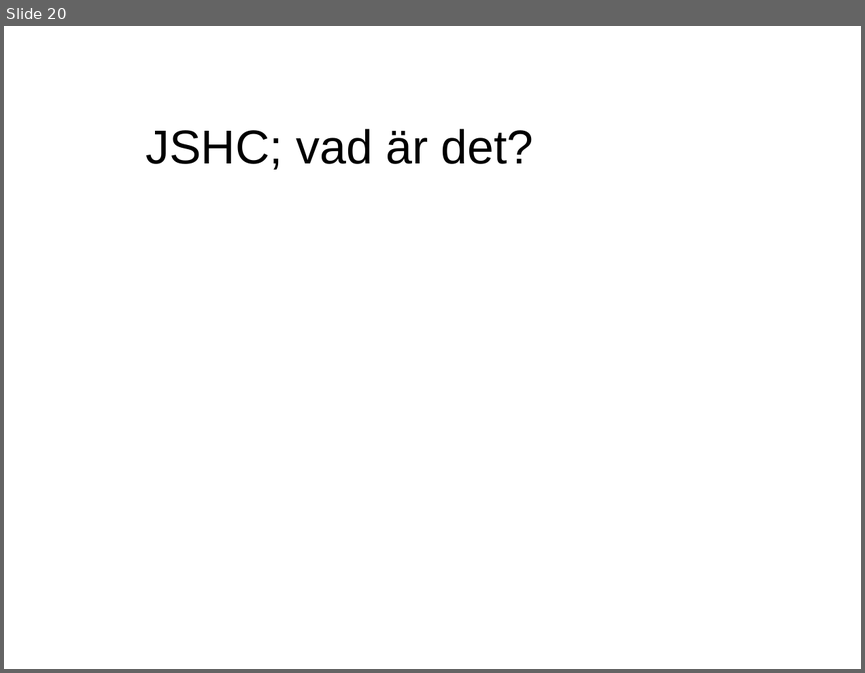
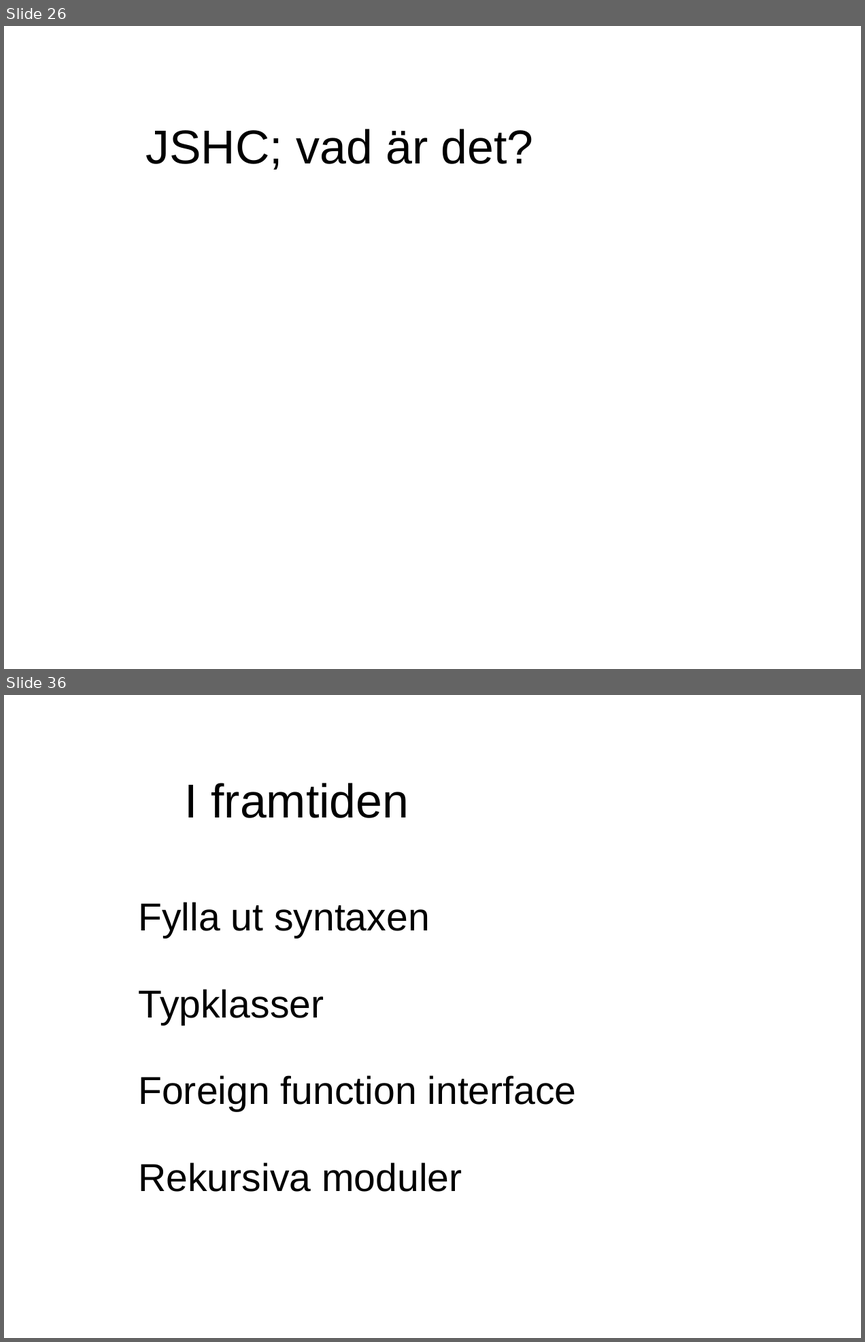
Before and after one commit to evilcandybag/JSHC, a slide deck: report/presentation.ppt. Shown one above the other, each under a label of ours: slide 20 before the commit, slides 26 and 36 after it; the slides between them are not shown. The pictures are 865x673 and 865x1342 pixels, drawn with LibreOffice and Linux fonts; fonts in the diff are those of the drawing. Boxes give left, top, right and bottom in pixels: in the first picture for what was removed or moved away, otherwise in the second. Text is boxed around its words. In the diff, an @@ line names an element or a change of style, - is before the commit and + after.

```diff
--- a/report/presentation.ppt
+++ b/report/presentation.ppt
@@ slide 36 added at (x1=4, y1=695, x2=861, y2=1338), background #FFFFFF @@
@@ text added at (x1=185, y1=783, x2=409, y2=818), 44 pt, text #000000 @@
+I framtiden
@@ text added at (x1=138, y1=902, x2=577, y2=1191), 36 pt, text #000000 @@
+Fylla ut syntaxen
+Typklasser
+Foreign function interface
+Rekursiva moduler
@@ what was slide 20 is now slide 26 @@
```
Also in this commit, not shown: 5 slides changed, 16 other slides added, 2 slides removed, 4 other files.
